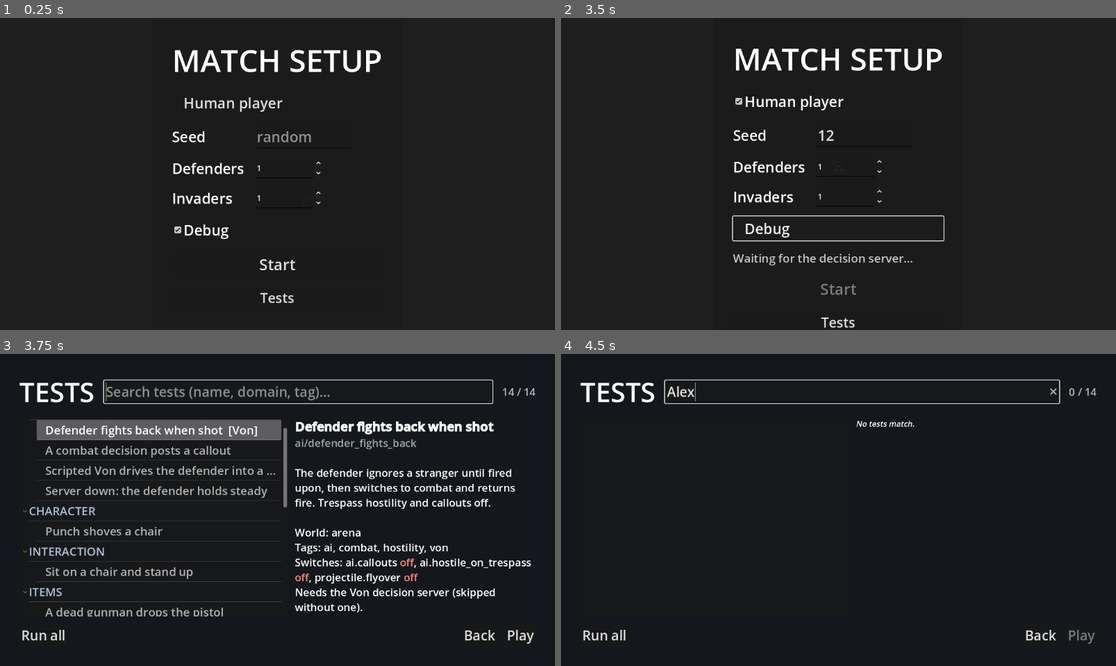
Above: before the commit, frames 1-4 (two rows, left to right).
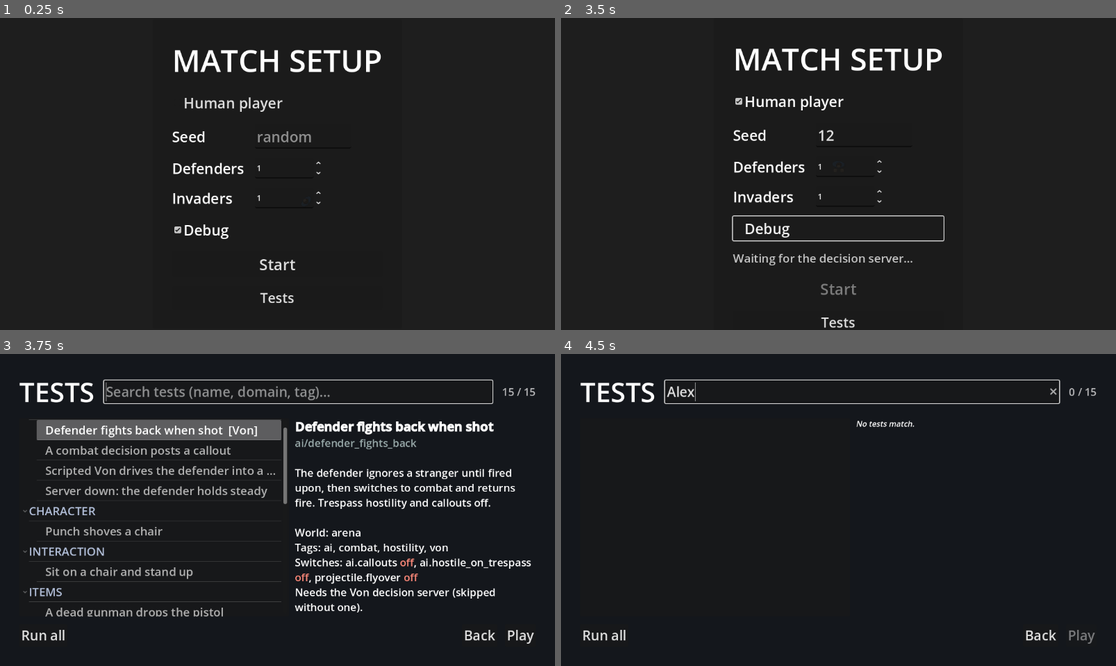
Above: after the commit, the same moments.

Repository: AnthonyThomasson/Example-Godot
Game: Godot game, scene res://scenes/main.tscn
Two runs of this game, one before a commit and one after it. Both use one fixed random seed, a clock stepped at 60 frames per second and the inputs below.
Inputs (mouse positions are in pixels of both pictures, inside the frame that each line leads up to):
- Up to frame 1 (0.25 s): no input
- Up to frame 2 (3.5 s): click (866, 136) at 0.52 s; type "12" at 0.6 s; click "Start" at 1.25 s; click "Human player" at 2 s; click "Debug" at 2.75 s
- Up to frame 3 (3.75 s): click "Tests" at 3.5 s
- Up to frame 4 (4.5 s): click (860, 391) at 4.27 s; type "Alex" at 4.35 s

Frames 1-2 are identical in both runs. In frame 3, less than 0.1% of the frame differs, in the area x 51-97%, y 10-50%; in frame 4, less than 0.1%.

Commit message:
add dynamic blood pooling patterns

Diff:
--- a/scenes/objects/art/floor_painter.gd
+++ b/scenes/objects/art/floor_painter.gd
@@ -26,6 +26,48 @@
 			return Vector2(ObjectArtConfig.floor_slab_px, ObjectArtConfig.floor_slab_px)
 	# Plain tiles: a 4×4 block, so per-tile tone and glare repeat less visibly.
 	return Vector2(cell * 4, cell * 4)
+
+
+## Whether the floor `pattern` soaks liquid up instead of letting it run (carpet).
+static func porous(opts: Dictionary) -> bool:
+	return String(opts.get("pattern", "planks")) == "carpet"
+
+
+## 1 where `local` (px from the floor's origin) lies within `half_width` of a groove the pattern
+## paints (grout, plank seam, slab joint, strip edge), else 0. Mirrors the geometry of the painters
+## below; the random butt joints and hairline cracks are not modelled.
+static func groove(local: Vector2, opts: Dictionary, half_width: float) -> float:
+	var px := ArtConfig.pixel_size
+	match String(opts.get("pattern", "planks")):
+		"planks":
+			var row_h := maxi(3, roundi(ObjectArtConfig.floor_plank_px / px)) * px
+			return _on_line(local.y, row_h, px, half_width)
+		"parquet":
+			var side := float(ObjectArtConfig.floor_parquet_px)
+			var cell := Vector2(fposmod(local.x, side), fposmod(local.y, side))
+			var gx := int(floor(local.x / side))
+			var gy := int(floor(local.y / side))
+			var strip := side / maxi(2, roundi(side / px) / 4)
+			var along_x := (gx + gy) % 2 == 0
+			var edge := maxf(_on_line(cell.x, side, px, half_width), _on_line(cell.y, side, px, half_width))
+			return maxf(edge, _on_line(cell.y if along_x else cell.x, strip, px, half_width))
+		"tiles", "checker":
+			return _on_grid(local, maxi(4, roundi(ObjectArtConfig.floor_tile_px / px)) * px, px, half_width)
+		"mosaic":
+			return _on_grid(local, maxi(3, roundi(ObjectArtConfig.floor_mosaic_px / px)) * px, px, half_width)
+		"concrete":
+			return _on_grid(local, float(ObjectArtConfig.floor_slab_px), px, half_width)
+	return 0.0
+
+
+## 1 if `v` is within `half_width` of a line painted at every multiple of `period` (one art pixel wide).
+static func _on_line(v: float, period: float, px: float, half_width: float) -> float:
+	var m := fposmod(v - px * 0.5, period)
+	return 1.0 if minf(m, period - m) <= half_width else 0.0
+
+
+static func _on_grid(local: Vector2, period: float, px: float, half_width: float) -> float:
+	return maxf(_on_line(local.x, period, px, half_width), _on_line(local.y, period, px, half_width))
 
 
 ## Paint one tile of the floor `pattern` onto `c` in `base`.
--- a/scenes/objects/floor/floor.gd
+++ b/scenes/objects/floor/floor.gd
@@ -12,5 +12,21 @@
 @export var art_opts: Dictionary = {}  ## Painter options, e.g. { "pattern": "planks" }.
 
 
+const FloorPainter = preload("res://scenes/objects/art/floor_painter.gd")
+
+var _surface_id := -1  ## BloodSurface registration of this floor.
+
+
 func _ready() -> void:
 	z_index = ObjectArtConfig.floor_z_index
+	# Tell the Physics blood flow where this floor's grooves are, so blood follows grout and seams.
+	_surface_id = BloodSurface.register(Rect2(global_position, size), flow_groove, FloorPainter.porous(art_opts))
+
+
+func _exit_tree() -> void:
+	BloodSurface.unregister(_surface_id)
+
+
+## 1 where world point `at` is on a groove of this floor's pattern (BloodSurface callback).
+func flow_groove(at: Vector2, half_width: float) -> float:
+	return FloorPainter.groove(at - global_position, art_opts, half_width)
--- a/scenes/physics/blood_config.gd
+++ b/scenes/physics/blood_config.gd
@@ -42,6 +42,16 @@
 ## Softness of the advancing edge, in cells of flow cost: how far behind the front a cell is still
 ## filling in. Larger = a wider, gentler fade at the edge.
 static var flow_soft_edge: float = 3.0
+## Floor texture steering a bleed-out flow (BloodSurface): off = the floor is ignored. Flow-cost
+## multipliers per cell: on a groove (grout, plank seam, slab joint), on smooth surface between
+## grooves, and on a porous surface (carpet). Low = blood runs there easily.
+static var surface_flow: bool = true
+static var groove_resist: float = 0.3
+static var smooth_resist: float = 2.2
+static var porous_resist: float = 3.0
+## Half width (px) around a groove line that still counts as on it; about half a flow cell so a cell
+## centre reliably lands in a 1-px groove.
+static var groove_half_width: float = 2.0
 ## Brightness drop of rim cells vs. the deep centre (0 none .. 1 black).
 static var flow_edge_darken: float = 0.25
 ## Radius (px) a single wound's pool fills — the small "immediate surroundings" puddle.
--- a/scenes/physics/blood_flow.gd
+++ b/scenes/physics/blood_flow.gd
@@ -36,6 +36,8 @@
 var _probe := RectangleShape2D.new()
 ## Cells known to be blocked (true) or open (false), so each is queried once.
 var _blocked: Dictionary = {}
+## Floor-texture flow multiplier per cell, looked up once each.
+var _resist: Dictionary = {}
 ## Frontier: Vector2i -> accumulated cost to reach it.
 var _frontier: Dictionary = {}
 ## The cell blood leaves the body at.
@@ -100,7 +102,8 @@
 			var dir := Vector2(d).normalized()
 			var rough := 1.0 + _noise.get_noise_2d(n.x, n.y) * BloodConfig.flow_noise_strength
 			var lean := 1.0 - BloodConfig.flow_aim_bias * dir.dot(_aim)
-			var next := cost + Vector2(d).length() * maxf(rough, 0.15) * maxf(lean, 0.2)
+			var next := cost + Vector2(d).length() * maxf(rough, 0.15) * maxf(lean, 0.2) \
+					* _surface_resist(n, origin_global)
 			if not _frontier.has(n) or next < _frontier[n]:
 				_frontier[n] = next
 
@@ -116,6 +119,13 @@
 	return best
 
 
+## Floor-texture flow multiplier for cell `c` (cached per cell; see BloodSurface).
+func _surface_resist(c: Vector2i, origin_global: Vector2) -> float:
+	if not _resist.has(c):
+		_resist[c] = BloodSurface.resistance(origin_global + _cell_center(c))
+	return _resist[c]
+
+
 ## Whether a wall or furniture collider overlaps cell `c` (cached per cell).
 func _is_blocked(c: Vector2i, space: PhysicsDirectSpaceState2D, origin_global: Vector2) -> bool:
 	if _blocked.has(c):
--- /dev/null
+++ b/scenes/physics/blood_surface.gd
@@ -0,0 +1,40 @@
+class_name BloodSurface
+
+## What the ground feels like to flowing blood. Surfaces (a room's floor) register a world rect plus a
+## `groove` Callable `(world_pos, half_width) -> float` (1 = on a groove such as grout or a plank seam,
+## 0 = smooth); `resistance` turns that into a flow-cost multiplier for BloodFlow, so blood runs fast
+## along grooves and slowly across smooth surface. A `porous` surface (carpet) soaks blood up instead.
+## Physics imports nothing: the surface's owner supplies the Callable. Point outside every surface = 1.
+
+## Registered surfaces: id -> { rect: Rect2, groove: Callable, porous: bool }.
+static var _surfaces: Dictionary = {}
+static var _next_id := 1
+
+
+## Register a surface covering world `rect`. Returns the id to pass to `unregister`.
+static func register(rect: Rect2, groove: Callable, porous: bool = false) -> int:
+	var id := _next_id
+	_next_id += 1
+	_surfaces[id] = { "rect": rect, "groove": groove, "porous": porous }
+	return id
+
+
+static func unregister(id: int) -> void:
+	_surfaces.erase(id)
+
+
+## Flow-cost multiplier at world `pos` (lower = blood flows more easily).
+static func resistance(pos: Vector2) -> float:
+	if not BloodConfig.surface_flow:
+		return 1.0
+	var ids := _surfaces.keys()
+	ids.reverse()  # newest first, so a floor laid over another wins
+	for id in ids:
+		var s: Dictionary = _surfaces[id]
+		if not (s["rect"] as Rect2).has_point(pos):
+			continue
+		if s["porous"]:
+			return BloodConfig.porous_resist
+		var g: float = clampf((s["groove"] as Callable).call(pos, BloodConfig.groove_half_width), 0.0, 1.0)
+		return lerpf(BloodConfig.smooth_resist, BloodConfig.groove_resist, g)
+	return 1.0
--- /dev/null
+++ b/tests/physics/blood_follows_grout_test.gd
@@ -0,0 +1,57 @@
+extends GameTest
+
+## A target is shot dead on a glazed-tile floor; once its body rests, the bleed-out pool it spreads
+## lies along the grout lines far more than chance (grout covers ~1/6 of the floor), because the
+## flow follows the floor texture (BloodSurface). Pair: death_bleeds_out (same flow, no floor steering).
+
+
+func describe() -> Dictionary:
+	return {
+		"name": "Dead body's blood follows grout",
+		"description": "A 1 hp target is shot dead on a tiled floor; its bleed-out pool claims mostly grout cells.",
+		"tags": ["death", "blood", "bleed out", "floor", "surface"],
+		"timeout": 20.0,
+	}
+
+
+func configure(s: TestSetup) -> void:
+	s.arena(Rect2(0, 0, 800, 500))
+	s.switch(&"projectile.flyover", false)
+	s.switch(&"physics.blood", true)
+	s.actor(&"shooter", &"puppet", Vector2(200, 250), { "start_slot": 3 })
+	s.actor(&"target", &"puppet", Vector2(560, 250), { "max_health": 1.0 })
+
+
+func run(t: TestContext) -> void:
+	var target := t.actor(&"target")
+	var floor_node := FloorFactory.spawn(Rect2(100, 50, 696, 408), {
+		"art": "floor", "color": Color(0.8, 0.8, 0.8), "material": "ceramic", "art_opts": { "pattern": "tiles" },
+	}, "TestTiles", target.get_parent())
+	var shooter := t.puppet(&"shooter")
+	shooter.aim_at(target)
+	await t.seconds(0.4)
+	shooter.shoot()
+	if not t.require(await t.until(func(): return t.happened(&"died", func(d): return d["actor"] == &"target"), 2.0), "the target dies"):
+		return
+	# The wound pool is the first BloodPool; the bleed-out pool (the one with a flow) comes once the body rests.
+	await t.until(func(): return _bleed_out_pool(t) != null, 8.0, "a bleed-out pool starts")
+	var pool := _bleed_out_pool(t)
+	if not t.require(pool != null, "the body bled out a flowing pool"):
+		return
+	await t.until(func(): return pool.flow.cells.size() >= BloodConfig.bleed_out_cells, 6.0, "the flow claims all its cells")
+	var on := 0
+	for c in pool.flow.cells:
+		var p: Vector2 = pool.global_position + (Vector2(c) + Vector2(0.5, 0.5)) * BloodConfig.flow_cell_size
+		if floor_node.flow_groove(p, BloodConfig.groove_half_width) > 0.5:
+			on += 1
+	var share := float(on) / maxf(pool.flow.cells.size(), 1)
+	t.trace("grout share of bleed-out cells", share)
+	t.check(share > 0.4, "most of the pool lies on grout (%.2f of %d cells)" % [share, pool.flow.cells.size()])
+
+
+## The bleed-out pool (the BloodPool that has a flow), or null before the body rests.
+func _bleed_out_pool(t: TestContext) -> Node:
+	for p in t.spawned("BloodPool"):
+		if p.flow:
+			return p
+	return null
Not shown, added: scenes/physics/blood_surface.gd.uid
Not shown, added: tests/physics/blood_follows_grout_test.gd.uid
Not shown, changed: .claude/skills/architecture/SKILL.md
Not shown, changed: .claude/skills/domain-objects/SKILL.md
Not shown, changed: .claude/skills/domain-physics/SKILL.md
